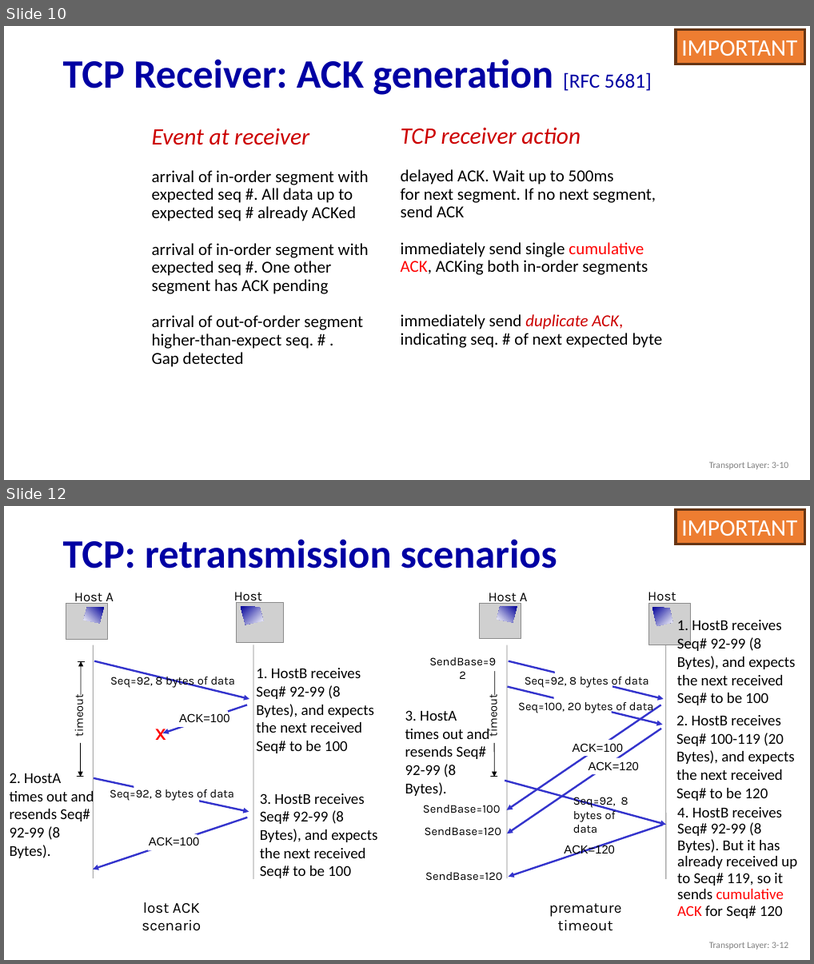
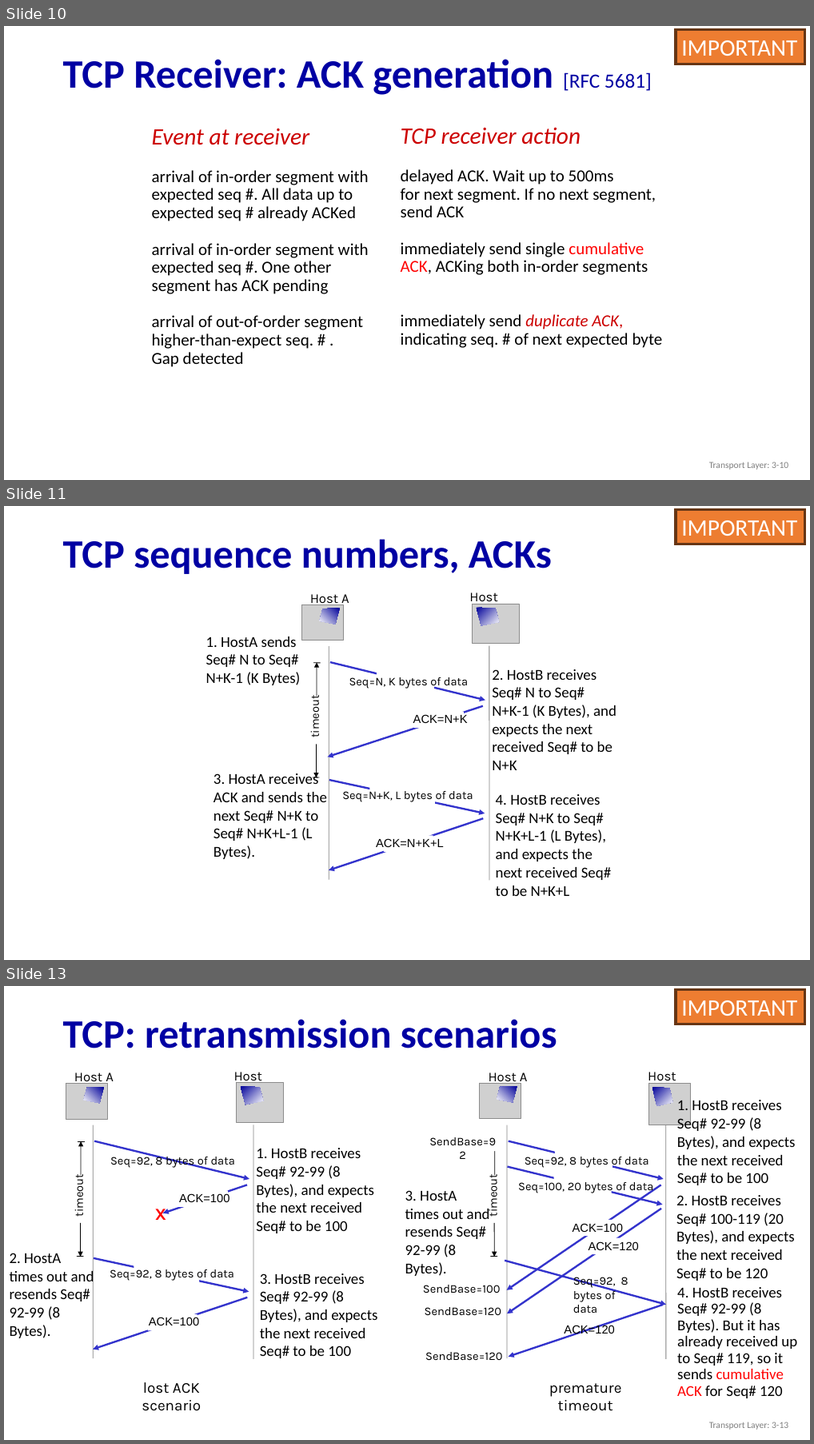
Before and after one commit to guhofstra/CSC175, a slide deck: PPTs/3.5 TCP.pptx. Shown one above the other, each under a label of ours: slides 10 and 12 before the commit, slides 10, 11 and 13 after it; the slides between them are not shown. The pictures are 814x964 and 814x1444 pixels, drawn with LibreOffice and Linux fonts; fonts in the diff are those of the drawing; grey boxes stand for pictures. Boxes give left, top, right and bottom in pixels: in the first picture for what was removed or moved away, otherwise in the second. Text is boxed around its words. In the diff, an @@ line names an element or a change of style, - is before the commit and + after.

```diff
--- a/PPTs/3.5 TCP.pptx
+++ b/PPTs/3.5 TCP.pptx
@@ slide 11 added at [4, 506, 810, 960], background #FFFFFF; not listed: 1 template element that a slide beside it also shows @@
@@ rectangle added at [676, 510, 806, 544], fill #ED7D31, outline #683715 3 pt, 28 pt, text #FFFFFF @@
+IMPORTANT
@@ title added at [63, 539, 552, 574], 48 pt, text #0000A3, bold @@
+TCP sequence numbers, ACKs
@@ text added at [310, 594, 350, 607], 16 pt, text #000000 @@
+Host A
@@ text added at [470, 592, 498, 622], 16 pt, text #000000 @@
+Host B
@@ picture added at [302, 604, 344, 640] @@
@@ freeform shape added at [320, 608, 340, 624], fill gradient #000099 to #FFFFFF @@
@@ picture added at [472, 604, 519, 644] @@
@@ freeform shape added at [477, 608, 499, 626], fill gradient #000099 to #FFFFFF @@
@@ text added at [206, 636, 300, 685], 18 pt, text #000000 @@
+1. HostA sends Seq# N to Seq# N+K-1 (K Bytes)
@@ line added from (329, 646) to (329, 880), #808080 0.75 pt @@
@@ line added from (490, 646) to (490, 880), #808080 0.75 pt @@
@@ arrow added from (330, 662) to (486, 700), #3333CC 2.25 pt @@
@@ rectangle added at [377, 668, 434, 694], fill #FFFFFF @@
@@ text added at [492, 669, 617, 770], 18 pt, text #000000 @@
+2. HostB receives Seq# N to Seq# N+K-1 (K Bytes), and expects the next received Seq# to be N+K
@@ text added at [350, 674, 468, 688], 14 pt, text #000000 @@
+Seq=N, K bytes of data
@@ arrow added from (483, 706) to (328, 756), #3333CC 2.25 pt @@
@@ text added at [414, 714, 468, 723], 14 pt, text #000000 @@
+ACK=N+K
@@ rectangle added at [414, 712, 464, 728], fill #FFFFFF @@
@@ text added at [214, 772, 327, 859], 18 pt, text #000000 @@
+3. HostA receives ACK and sends the next Seq# N+K to Seq# N+K+L-1 (L Bytes).
@@ group added at [307, 663, 322, 778]: 2 arrows, 2 lines, 1 text @@
+timeout
@@ arrow added from (330, 780) to (485, 813), #3333CC 2.25 pt @@
@@ text added at [342, 788, 473, 802], 14 pt, text #000000 @@
+Seq=N+K, L bytes of data
@@ rectangle added at [370, 780, 435, 808], fill #FFFFFF @@
@@ text added at [496, 794, 611, 896], 18 pt, text #000000 @@
+4. HostB receives Seq# N+K to Seq# N+K+L-1 (L Bytes), and expects the next received Seq# to be N+K+L
@@ arrow added from (484, 818) to (329, 870), #3333CC 2.25 pt @@
@@ text added at [376, 838, 444, 847], 14 pt, text #000000 @@
+ACK=N+K+L
@@ rectangle added at [384, 835, 434, 852], fill #FFFFFF @@
@@ what was slide 12 is now slide 13 @@
```
Also in this commit, not shown: 1 other slide added, 3 other files.
